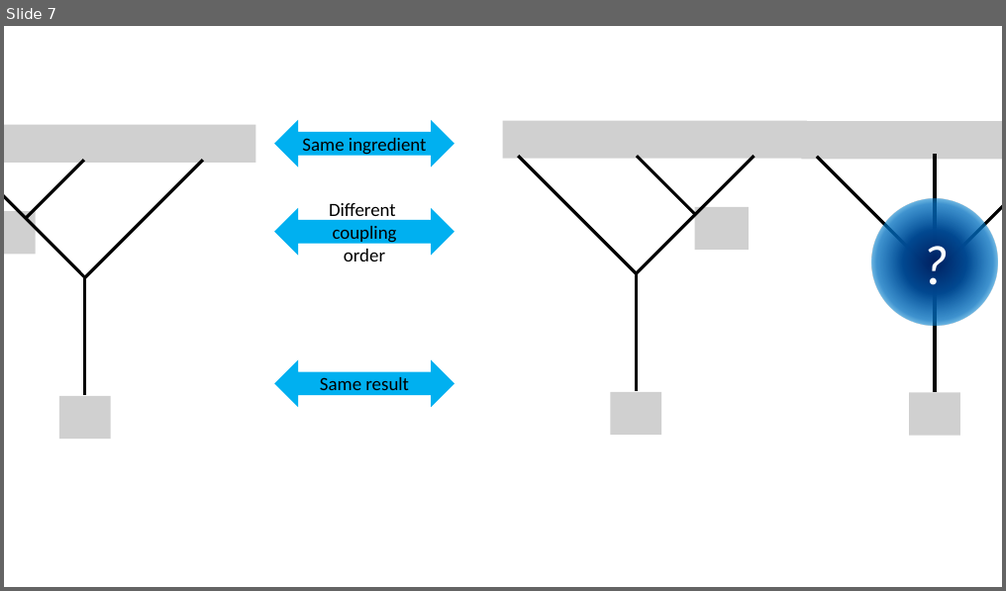
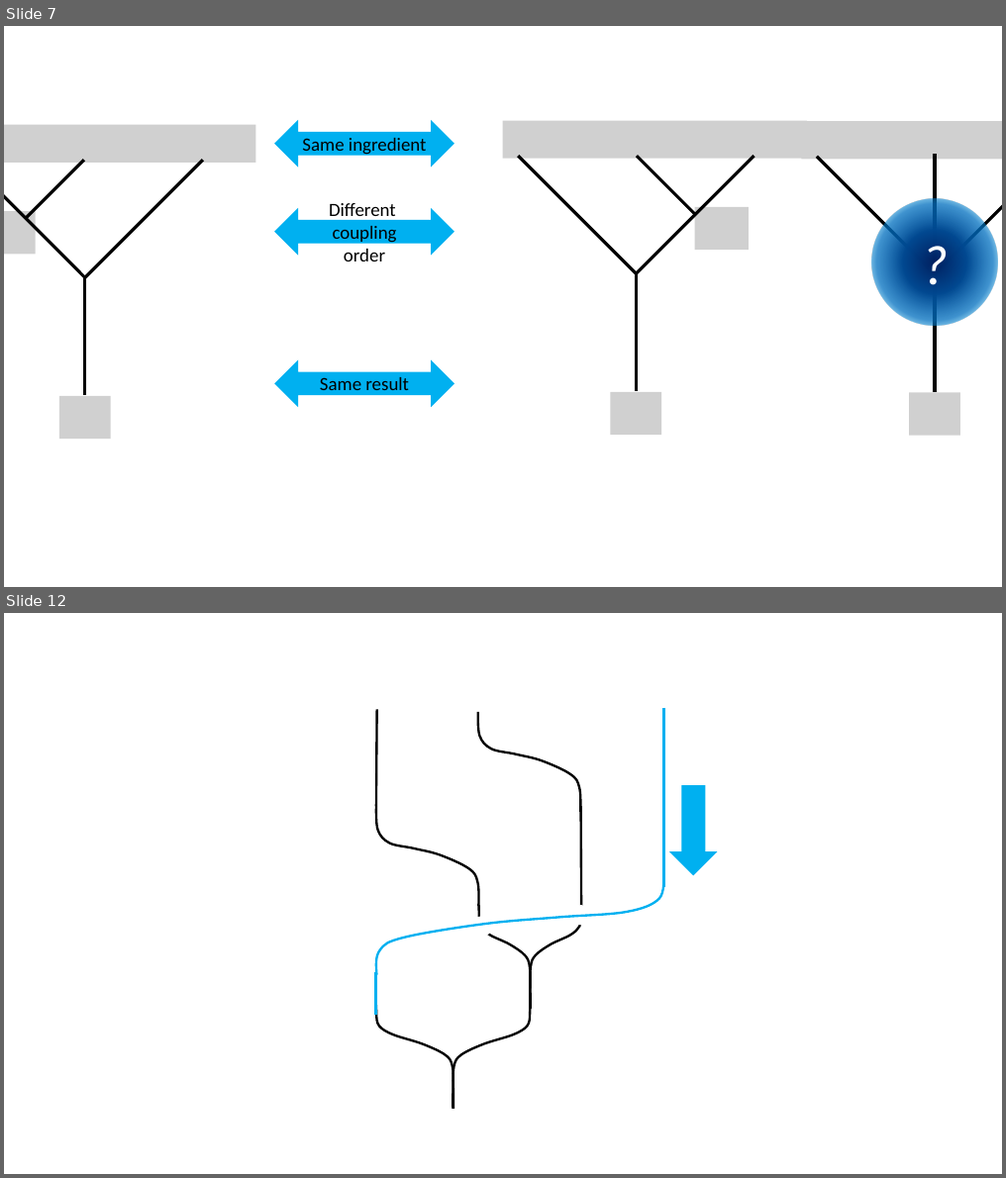
Before and after one commit to yk-liu/yk-liu.github.io, a slide deck: _posts/2019-04-13-Introduction-to-QC-and-TQC-Braiding-Anyons/assets/pics.source.pptx. Shown one above the other, each under a label of ours: slide 7 before the commit, slides 7 and 12 after it; the slides between them are not shown. The pictures are 1006x591 and 1006x1178 pixels, drawn with LibreOffice and Linux fonts; fonts in the diff are those of the drawing; grey boxes stand for pictures. Boxes give left, top, right and bottom in pixels: in the first picture for what was removed or moved away, otherwise in the second. Text is boxed around its words. In the diff, an @@ line names an element or a change of style, - is before the commit and + after.

```diff
--- a/_posts/2019-04-13-Introduction-to-QC-and-TQC-Braiding-Anyons/assets/pics.source.pptx
+++ b/_posts/2019-04-13-Introduction-to-QC-and-TQC-Braiding-Anyons/assets/pics.source.pptx
@@ slide 12 added at bbox=[4, 613, 1002, 1174], background #FFFFFF @@
@@ line added from (377, 710) to (376, 806), #000000 2.25 pt @@
@@ freeform shape added at bbox=[478, 712, 580, 812], outline #000000 2.25 pt @@
@@ line added from (664, 707) to (664, 887), #00B0F0 2.25 pt @@
@@ left arrow added at bbox=[671, 786, 717, 875], fill #00B0F0, outline #00B0F0 1 pt @@
@@ freeform shape added at bbox=[376, 806, 478, 906], outline #000000 2.25 pt @@
@@ ellipse added at bbox=[573, 819, 592, 837], fill #FFFFFF, outline #FFFFFF 2.25 pt @@
@@ group added at bbox=[376, 806, 582, 1109]: 4 freeform shapes, 2 lines @@
@@ freeform shape added at bbox=[376, 875, 663, 975], outline #00B0F0 2.25 pt @@
@@ ellipse added at bbox=[571, 906, 590, 925], fill #FFFFFF, outline #FFFFFF 2.25 pt @@
@@ ellipse added at bbox=[473, 917, 492, 935], fill #FFFFFF, outline #FFFFFF 2.25 pt @@
```
Also in this commit, not shown: 1 slide changed, 15 other slides added, 14 slides removed, 3 other files.
